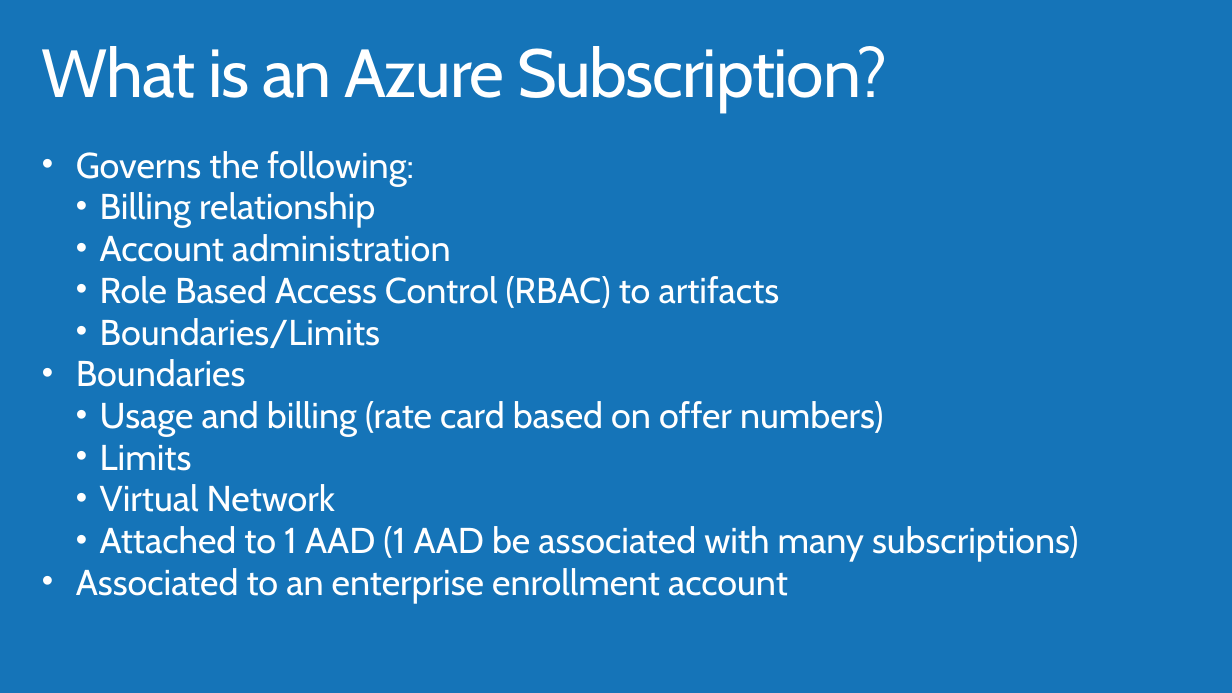
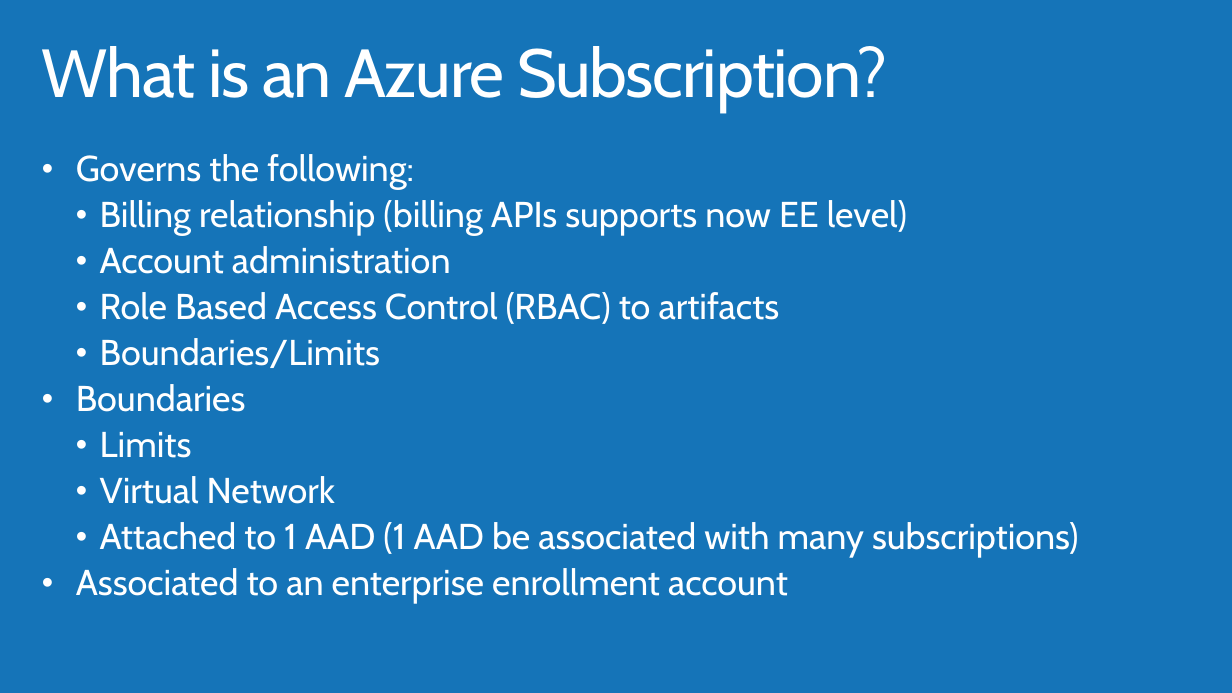
Before and after one commit to lulzzz/Azure-Governance-and-Networking, a slide deck: slide 7 of Azure Governance and Networking.pptx. Drawn at 1232x693 pixels with LibreOffice and Linux fonts; fonts in the diff are those of the drawing; background and template pictures are left out. Boxes give left, top, right and bottom in pixels: in the first picture for what was removed or moved away, otherwise in the second. Text is boxed around its words. In the diff, an @@ line names an element or a change of style, - is before the commit and + after.

```diff
--- a/Azure Governance and Networking.pptx
+++ b/Azure Governance and Networking.pptx
@@ text at [76,154,1079,604]: line spacing 0.8 to 0.9 @@
@@ text at [100,200,907,236]: text changed @@
-  • Billing relationship
+  • Billing relationship (billing APIs supports now EE level)
@@ text at [100,401,884,437]: paragraph removed @@
-  • Usage and billing (rate card based on offer numbers)
```
Also in this commit, not shown: 6 other slides changed, 3 slides added, 1 slide removed, 1 other file.
